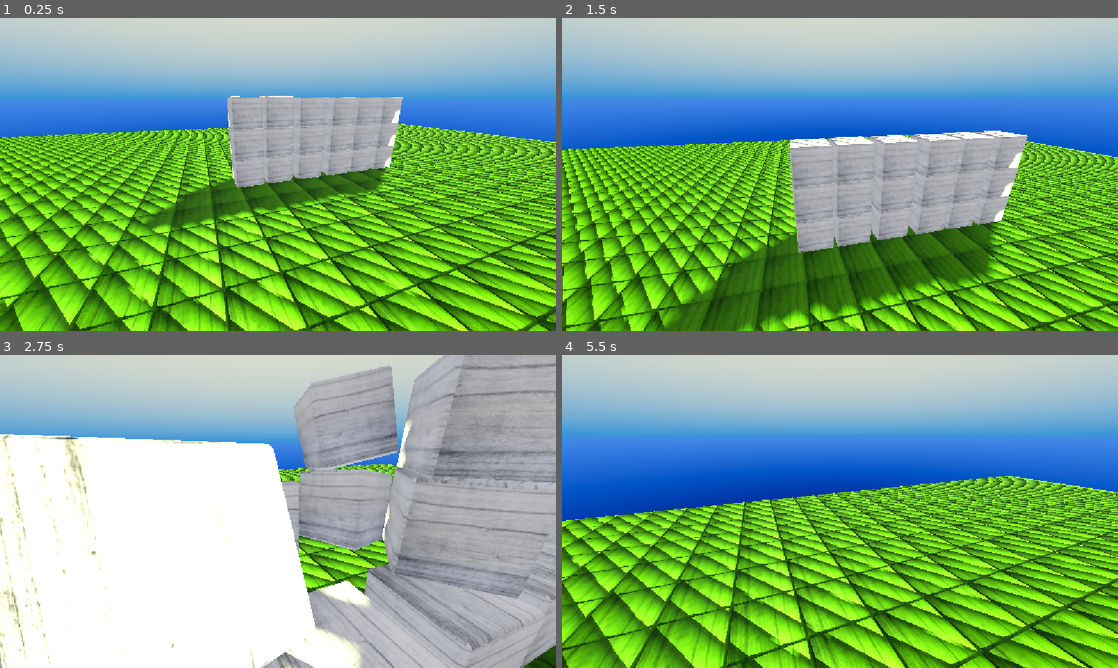
Above: before the commit, frames 1-4 (two rows, left to right).
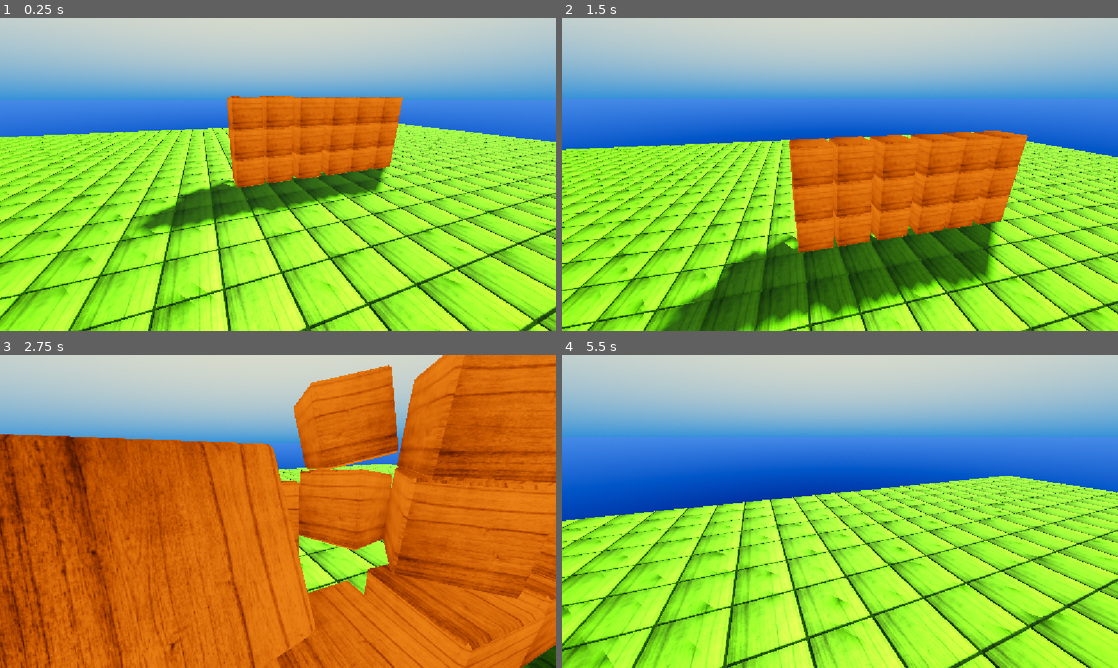
Above: after the commit, the same moments.

Repository: ArtuursK/gd-fps-template
Game: Godot game, scene res://level.tscn
Two runs of this game, one before a commit and one after it. Both use one fixed random seed, a clock stepped at 60 frames per second and the inputs below.
Inputs (mouse positions are in pixels of both pictures, inside the frame that each line leads up to):
- Up to frame 1 (0.25 s): no input
- Up to frame 2 (1.5 s): move the mouse to (867, 174) at 0.52 s; hold W (move_forward) from 0.53 s (still down); tap E (grab) at 0.6 s; tap Space (jump) at 0.77 s; move the mouse to (812, 174) at 1.27 s; click (812, 174) at 1.35 s
- Up to frame 3 (2.75 s): keep holding W (move_forward); tap Space (jump) at 1.52 s; move the mouse to (289, 505) at 2.02 s; tap E (grab) at 2.1 s
- Up to frame 4 (5.5 s): keep holding W (move_forward); move the mouse to (834, 517) at 2.77 s; click (834, 517) at 2.85 s; tap Space (jump) at 3.02, 3.77, 4.52 s; move the mouse to (878, 514) at 3.52 s; tap E (grab) at 3.6, 5.1 s; move the mouse to (795, 508) at 4.27 s; click (795, 508) at 4.35 s; move the mouse to (845, 511) at 5.02 s

The runs differ from the first frame. In frame 1, 49% of the frame differs, in the area x 0-100%, y 24-100%; in frame 2, 40%; in frame 3, 82%, in the area x 0-100%, y 0-100%; in frame 4, 41%.

Commit message:
Update main level scene environment

Diff:
--- a/cube_rigidbody.tscn
+++ b/cube_rigidbody.tscn
@@ -7,9 +7,12 @@
 
 [sub_resource type="StandardMaterial3D" id="StandardMaterial3D_y4xt8"]
 resource_name = "Material"
+shading_mode = 0
+specular_mode = 2
+disable_ambient_light = true
+disable_fog = true
+albedo_color = Color(1, 0.4745098, 0, 1)
 albedo_texture = ExtResource("1")
-roughness = 0.75
-texture_filter = 5
 
 [node name="cube_rigidbody" type="RigidBody3D"]
 
--- a/level.tscn
+++ b/level.tscn
@@ -50,10 +50,13 @@
 light_color = Color(1, 1, 0.6784314, 1)
 light_energy = 3.0
 light_angular_distance = 15.0
+light_bake_mode = 0
 shadow_enabled = true
+shadow_reverse_cull_face = true
 directional_shadow_mode = 0
 directional_shadow_split_2 = 0.1
 directional_shadow_split_3 = 0.2
+sky_mode = 1
 
 [node name="Cubio" parent="." instance=ExtResource("2")]
 transform = Transform3D(1, 0, 0, 0, 1, 0, 0, 0, 1, -1.5, 2.3, 4)
